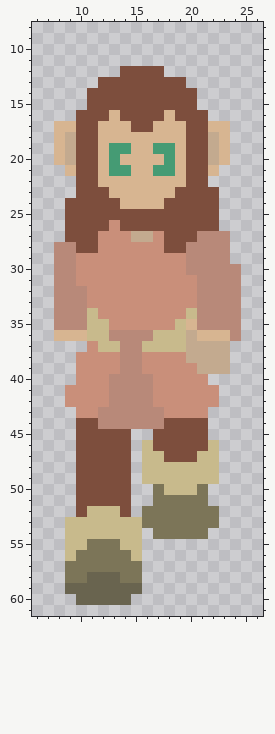
Sprite sheet, stored at sprites/images/spr_iryo_down_walk_s_3.png. Above: the version before the commit.
The file is 32x66 pixels. Shown: x 6..26, y 8..61.
Once edited:
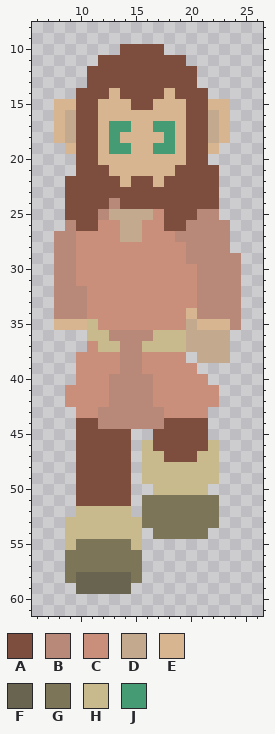
Palette (. is transparent): A #7d4e3d  B #b88979  C #c98f7a  D #c3aa8f  E #d7b591  F #69644f  G #7c7558  H #c8ba8c  J #459b74
Commit message: Replaced down walk animation for Iryo
What changed:
y 10: x 14..17 .... -> AAAA
y 11: x 12..19 ........ -> AAAAAAAA
y 12: x 11..13 ... -> AAA; x 18..20 ... -> AAA
y 13: x 11 . -> A; x 20 . -> A
y 14: x 10 . -> A; x 13 A -> E; x 18 A -> E; x 21 . -> A
y 15: x 8..10 ... -> EEA; x 12..14 AAA -> EEE; x 17..19 AAA -> EEE; x 21..23 ... -> AEE
y 16: x 8..9 .. -> ED; x 12 A -> E; x 14..17 AAAA -> EEEE; x 19 A -> E; x 22..23 .. -> DE
y 17: x 9 E -> D; x 13..18 EEAAEE -> JJEEJJ; x 22 E -> D
y 18: x 13 E -> J; x 18 E -> J
y 19: x 8..9 ED -> .E; x 22..23 DE -> E.
y 20: x 8..9 ED -> ..; x 13 J -> E; x 18 J -> E; x 22..23 DE -> ..
y 21: x 9 E -> .; x 12..14 EJJ -> AEE; x 17..19 JJE -> EEA; x 22 E -> A
y 22: x 9 . -> A; x 12..13 EE -> AA; x 15..16 EE -> AA; x 18..19 EE -> AA; x 22 . -> A
y 23: x 9 . -> A; x 13..18 EEEEEE -> AAAAAA
y 24: x 13..17 AEEEE -> BAAAA
y 25: x 12..17 AAAAAA -> BDDDDC; x 21..22 AA -> BB
y 26: x 9 A -> B; x 12 A -> C; x 14..17 AAAA -> DDCC; x 20..23 AAA. -> BBBB
y 27: x 8..11 .AAA -> BBCC; x 14 C -> D; x 16 D -> C; x 18..20 AAA -> CBB
y 28: x 10..11 AA -> CC; x 18..19 AA -> CC
y 29: x 24 . -> B
y 30: x 20 B -> C
y 34: x 11 H -> C; x 20 H -> E
y 35: x 8..10 BBB -> EEE; x 12 H -> C; x 19..23 HEBBB -> CDEEE
y 36: x 8..10 EEE -> ...; x 21..24 EEEB -> DDD.
y 38: x 20 D -> .
y 39: x 21..23 DDD -> ...
y 50: x 17 G -> H; x 21 G -> H
y 51: x 16 . -> G; x 22 . -> G
y 52: x 10 A -> H; x 14 A -> H
y 55: x 10 H -> G; x 14 H -> G
y 56: x 9 H -> G; x 15 H -> G
y 58: x 10 G -> F; x 14 G -> F
y 59: x 9 F -> .; x 15 F -> .
y 60: x 10..14 FFFFF -> .....
Where, in picture pixels (left, top, right, bottom), the same in both pictures:
changed: (54, 44, 241, 374)
changed: (65, 484, 164, 605)
changed: (197, 484, 219, 506)
